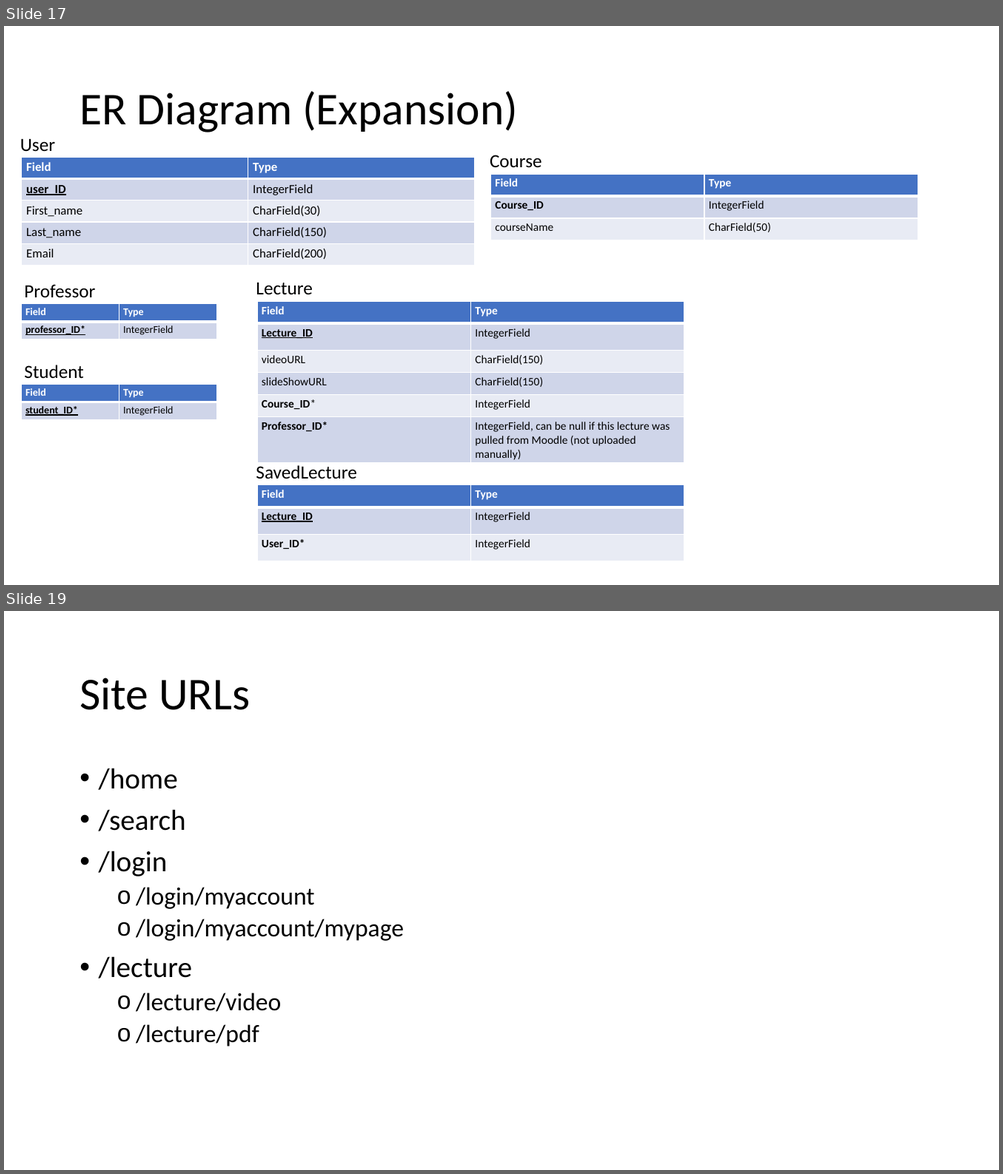
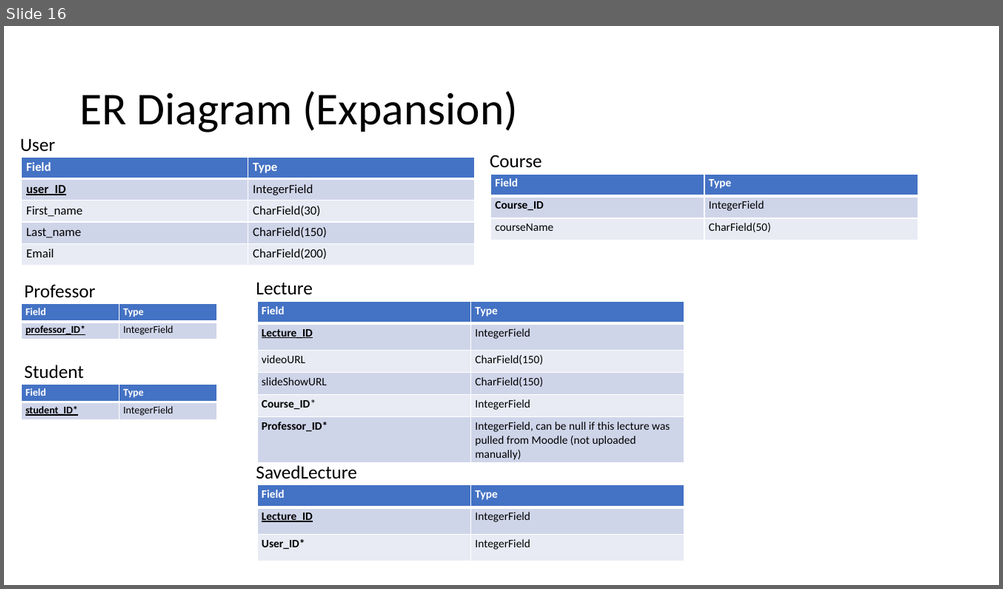
Before and after one commit to Ishitanarsiker/WAD2_GroupProject, a slide deck: DesignSpecification.pptx. Shown one above the other, each under a label of ours: slides 17 and 19 before the commit, slide 16 after it; the slides between them are not shown. The pictures are 1003x1174 and 1003x589 pixels, drawn with LibreOffice and Linux fonts; fonts in the diff are those of the drawing. Boxes give left, top, right and bottom in pixels: in the first picture for what was removed or moved away, otherwise in the second. Text is boxed around its words. In the diff, an @@ line names an element or a change of style, - is before the commit and + after.

```diff
--- a/DesignSpecification.pptx
+++ b/DesignSpecification.pptx
@@ slide 19 removed at box(4, 611, 999, 1170), background #FFFFFF @@
@@ title removed at box(79, 678, 250, 710) @@
-Site URLs
@@ text removed at box(99, 768, 404, 1047) @@
-• /home
-• /search
-• /login
-  o /login/myaccount
-  o /login/myaccount/mypage
-• /lecture
-  o /lecture/video
-  o /lecture/pdf
@@ what was slide 17 is now slide 16 @@
```
Also in this commit, not shown: 2 slides added, 2 other slides removed.
